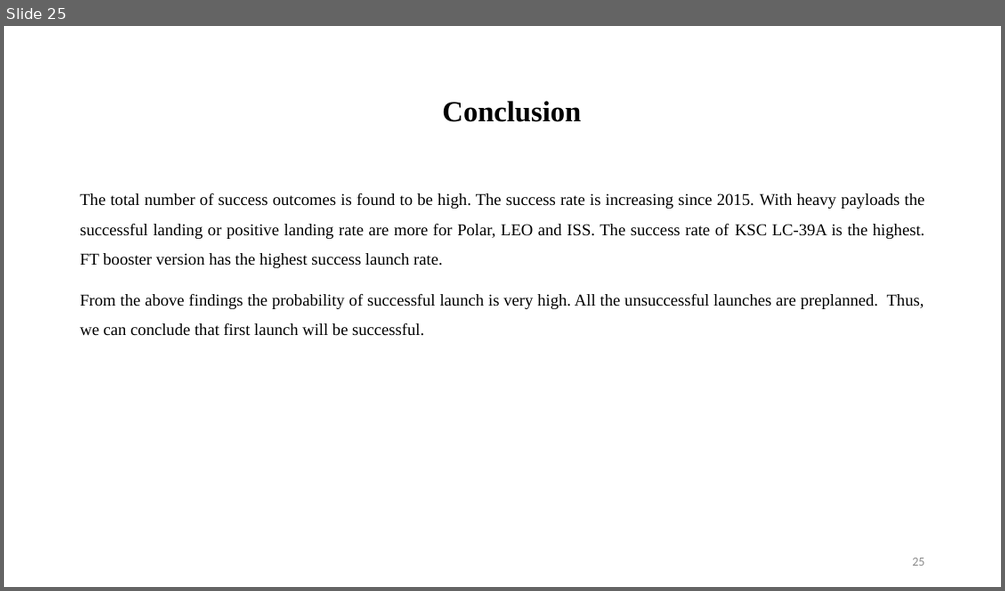
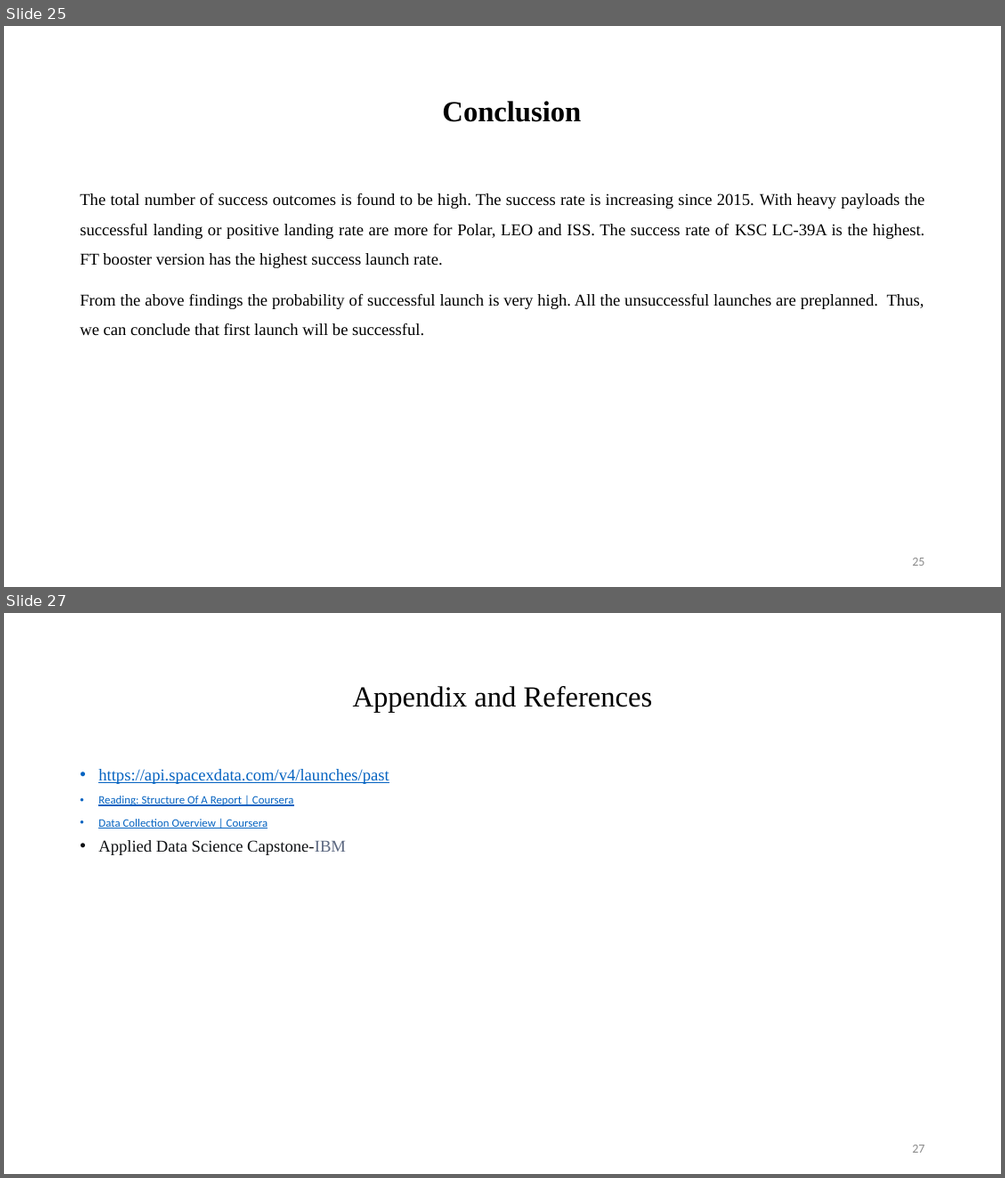
Before and after one commit to repo-spec/Applied-Data-Science-CapStone, a slide deck: Applied Data Science Capstone Project.pptx. Shown one above the other, each under a label of ours: slide 25 before the commit, slides 25 and 27 after it; the slides between them are not shown. The pictures are 1005x591 and 1005x1178 pixels, drawn with LibreOffice and Linux fonts; fonts in the diff are those of the drawing. Boxes give left, top, right and bottom in pixels: in the first picture for what was removed or moved away, otherwise in the second. Text is boxed around its words. In the diff, an @@ line names an element or a change of style, - is before the commit and + after.

```diff
--- a/Applied Data Science Capstone Project.pptx
+++ b/Applied Data Science Capstone Project.pptx
@@ slide 27 added at (4,613,1001,1174), background #FFFFFF @@
@@ title added at (353,686,653,712), 28 pt, text #000000 @@
+Appendix and References
@@ text added at (98,769,388,855), 16 pt, text #0563C1, underline @@
+• https://api.spacexdata.com/v4/launches/past
+• Reading: Structure Of A Report | Coursera
+• Data Collection Overview | Coursera
+• Applied Data Science Capstone-IBM
@@ page number added at (912,1144,924,1152), 12 pt, text #8C8C8C @@
+27
```
Also in this commit, not shown: 1 other slide added.
